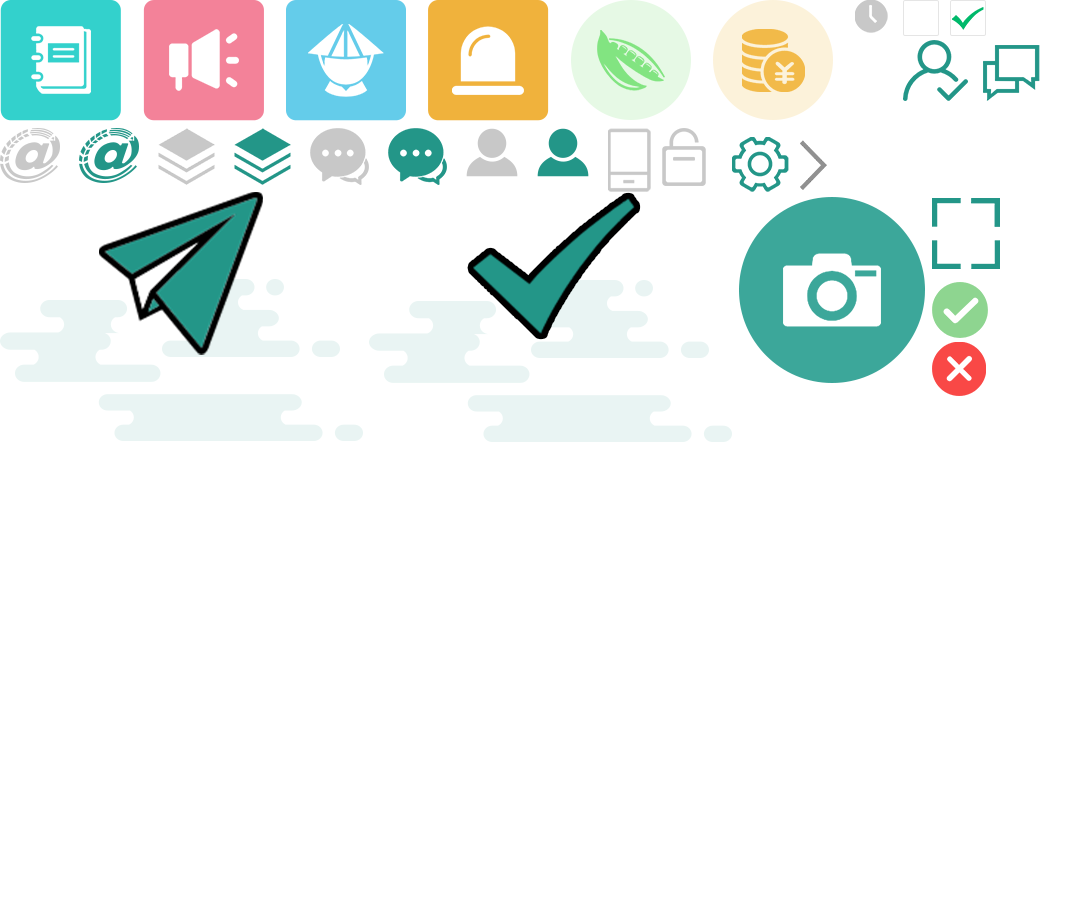
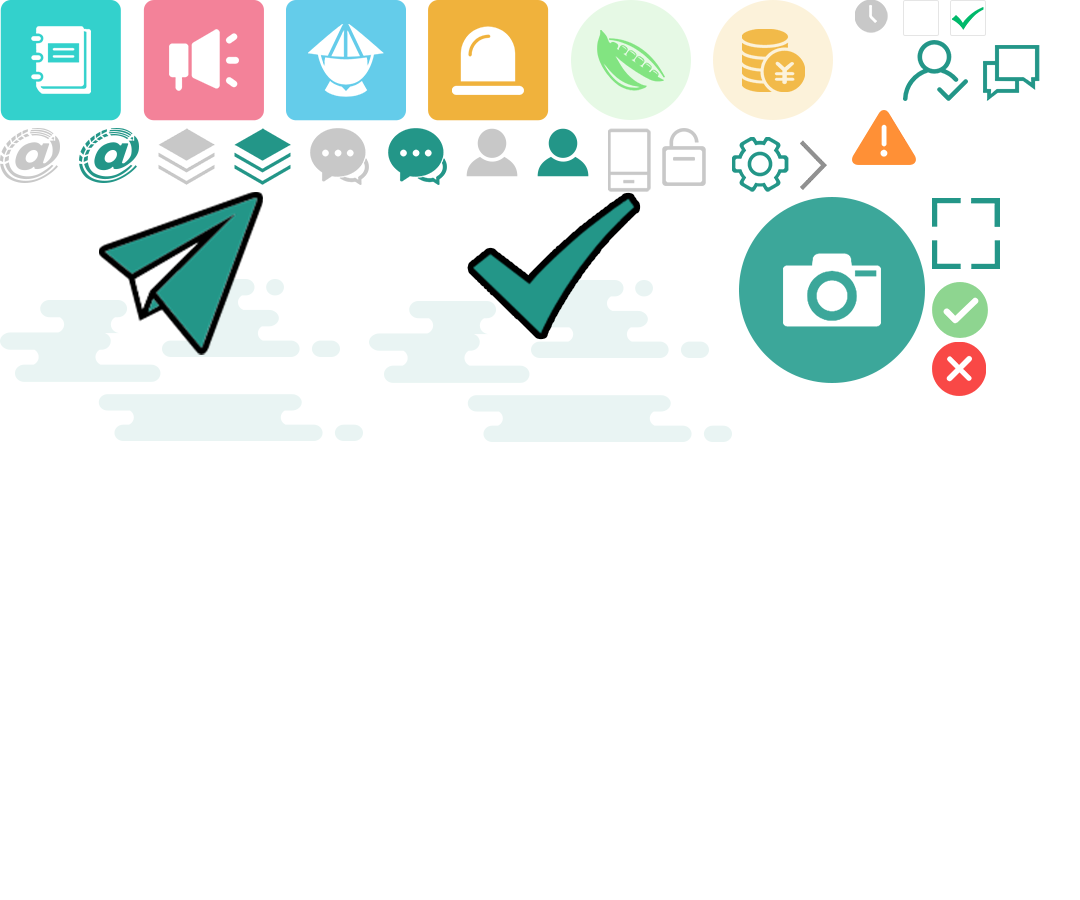
Layered file, before and after one edit (1080×900). Changes by layer:
added layer "警示" above "错误 (1)" over [852, 110, 916, 165]
